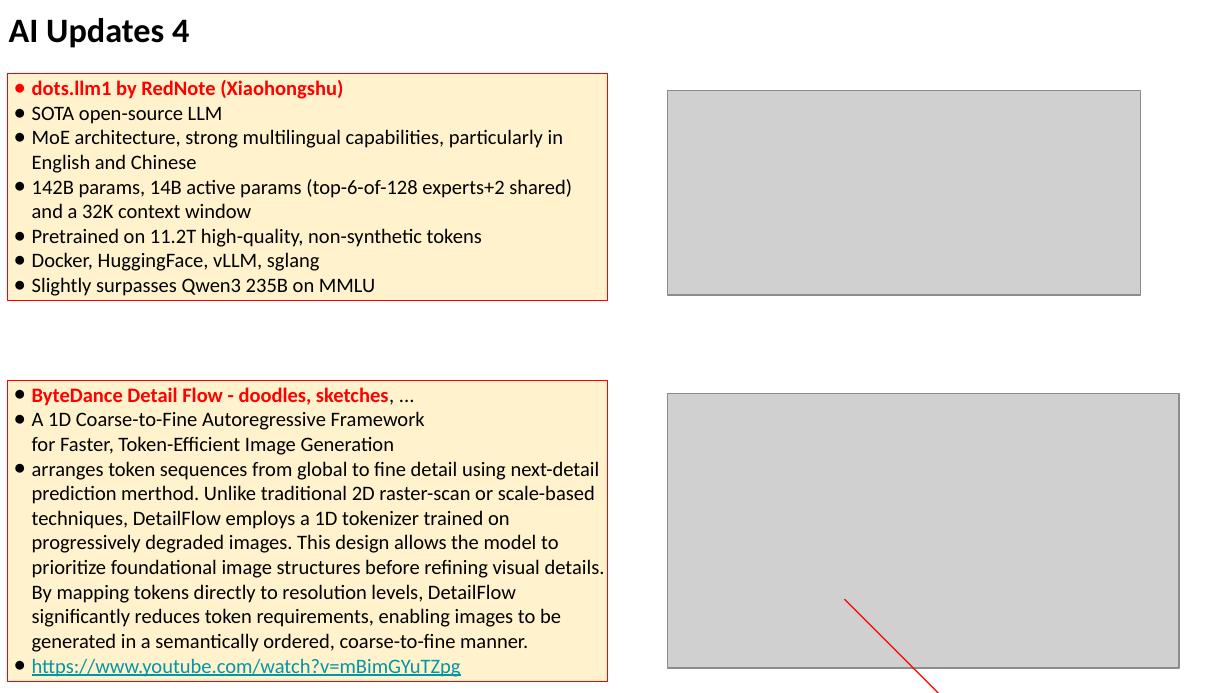
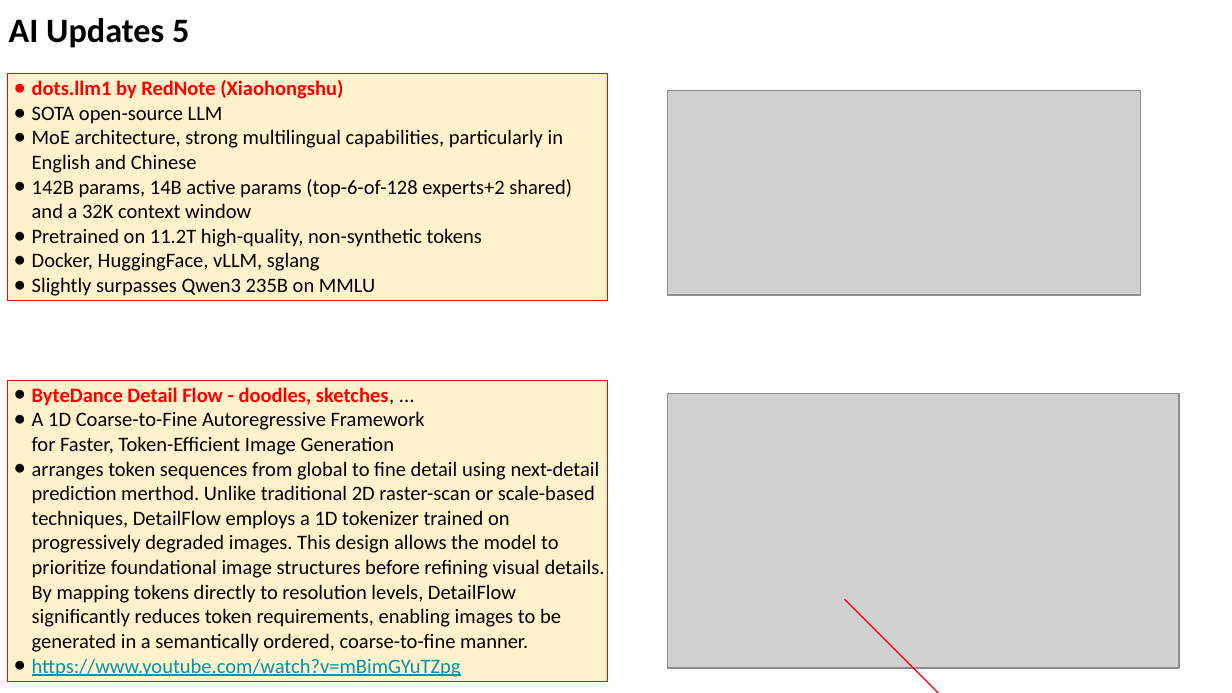
Before and after one commit to lselector/seminar, a slide deck: slide 8 of 2025/2025-06-13-AI-Updates.pptx (slide 7 before the commit). Drawn at 1232x693 pixels with LibreOffice and Linux fonts; fonts in the diff are those of the drawing; grey boxes stand for pictures. Boxes give left, top, right and bottom in pixels: in the first picture for what was removed or moved away, otherwise in the second. Text is boxed around its words. In the diff, an @@ line names an element or a change of style, - is before the commit and + after.

```diff
--- a/2025/2025-06-13-AI-Updates.pptx
+++ b/2025/2025-06-13-AI-Updates.pptx
@@ text at (x1=9, y1=18, x2=189, y2=48): text changed @@
-AI Updates 4
+AI Updates 5
```
Also in this commit, not shown: 10 other slides changed, 4 slides added.
